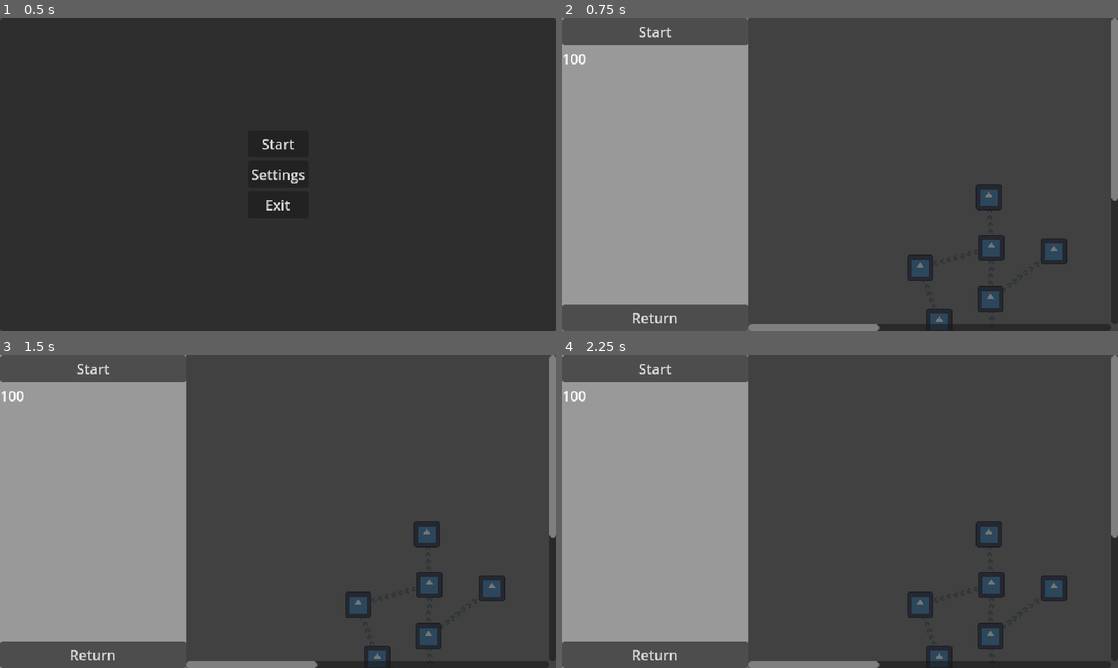
Above: before the commit, frames 1-4 (two rows, left to right).
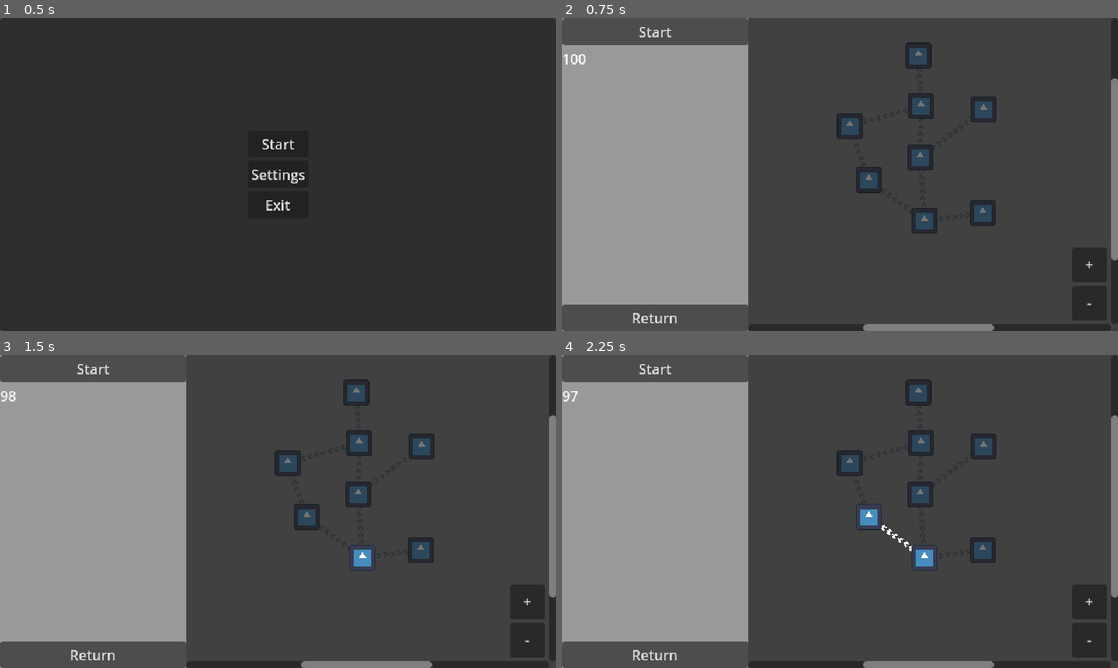
Above: after the commit, the same moments.

Repository: Christian-3-NA/incremental-breaker
Game: Godot game, scene res://Scenes/main_menu.tscn
Two runs of this game, one before a commit and one after it. Both use one fixed random seed, a clock stepped at 60 frames per second and the inputs below. The engine's default icon, where the game draws it, is replaced by a stand-in: a white triangle on a blue panel in a dark square.
Inputs (mouse positions are in pixels of both pictures, inside the frame that each line leads up to):
- Up to frame 1 (0.5 s): no input
- Up to frame 2 (0.75 s): click "Start" at 0.5 s
- Up to frame 3 (1.5 s): click (361, 558) at 1.27 s
- Up to frame 4 (2.25 s): click (867, 517) at 2.02 s

Frame 1 is identical in both runs. In frame 2, 6.5% of the frame differs, in the area x 33-100%, y 0-100%; in frame 3, 6.4%; in frame 4, 6.3%.

Commit message:
fixed some shop screen bugs and added value_change_mode to each button

Diff:
--- a/Scenes/shop_screen.tscn
+++ b/Scenes/shop_screen.tscn
@@ -44,13 +44,39 @@
 size_flags_vertical = 10
 text = "Return"
 
-[node name="VBoxContainer2" type="ScrollContainer" parent="HBoxContainer"]
+[node name="ScrollBox" type="ScrollContainer" parent="HBoxContainer"]
+custom_minimum_size = Vector2(426, 360)
 layout_mode = 2
 size_flags_horizontal = 3
 size_flags_vertical = 3
+follow_focus = true
 
-[node name="ShopTree" parent="HBoxContainer/VBoxContainer2" instance=ExtResource("2_bkoha")]
+[node name="ShopTree" parent="HBoxContainer/ScrollBox" instance=ExtResource("2_bkoha")]
 layout_mode = 2
+size_flags_horizontal = 6
+size_flags_vertical = 6
+
+[node name="ZoomPanel" type="VBoxContainer" parent="."]
+custom_minimum_size = Vector2(40, 84)
+layout_mode = 2
+offset_left = 587.0
+offset_top = 264.0
+offset_right = 627.0
+offset_bottom = 348.0
+size_flags_horizontal = 0
+size_flags_vertical = 8
+
+[node name="ZoomInButton" type="Button" parent="ZoomPanel"]
+layout_mode = 2
+size_flags_vertical = 3
+text = "+"
+
+[node name="ZoomOutButton" type="Button" parent="ZoomPanel"]
+layout_mode = 2
+size_flags_vertical = 3
+text = "-"
 
 [connection signal="pressed" from="HBoxContainer/LeftContainer/VBoxContainer/StartButton" to="." method="_on_start_button_pressed"]
 [connection signal="pressed" from="HBoxContainer/LeftContainer/VBoxContainer/ReturnButton" to="." method="_on_return_button_pressed"]
+[connection signal="pressed" from="ZoomPanel/ZoomInButton" to="." method="_on_zoom_in_button_pressed"]
+[connection signal="pressed" from="ZoomPanel/ZoomOutButton" to="." method="_on_zoom_out_button_pressed"]
--- a/Scenes/shop_tree.tscn
+++ b/Scenes/shop_tree.tscn
@@ -10,116 +10,125 @@
 z_index = -4
 z_as_relative = false
 custom_minimum_size = Vector2(1200, 600)
-offset_left = -149.0
-offset_top = -117.0
-offset_right = 1051.0
-offset_bottom = 483.0
+anchors_preset = -1
+anchor_left = -0.928
+anchor_top = -0.756
+anchor_right = 0.947
+anchor_bottom = 0.911
+offset_left = -0.0799561
+offset_top = 0.160004
+offset_right = -0.0800171
+offset_bottom = 0.039978
 size_flags_horizontal = 3
 size_flags_vertical = 3
 theme_override_styles/panel = SubResource("StyleBoxFlat_aj6l1")
 
 [node name="BuyLaserUpgrade" parent="." node_paths=PackedStringArray("unlocked_by", "unlocks") instance=ExtResource("1_pwjfw")]
 layout_mode = 0
-offset_left = 205.0
-offset_top = 334.0
-offset_right = 235.0
-offset_bottom = 364.0
-disabled = true
+offset_left = 511.0
+offset_top = 291.0
+offset_right = 541.0
+offset_bottom = 321.0
 upgrade_cost = 1
-upgrade_name = "BuyLaser"
+upgrade_name = "Buy Laser"
+upgrade_description = "Unlocks the laser! Destroy bloks by yourself, reload shots when the ball hits the paddle."
 value_to_change = "laser_unlocked"
+value_change_mode = "set"
 new_value = 1.0
 unlocked_by = [NodePath("../HigherMoneyUpgrade")]
 unlocks = [NodePath("../SlowerBallUpgrade")]
 
 [node name="HigherMoney2Upgrade" parent="." node_paths=PackedStringArray("unlocked_by") instance=ExtResource("1_pwjfw")]
 layout_mode = 0
-offset_left = 336.0
-offset_top = 372.0
-offset_right = 366.0
-offset_bottom = 402.0
-disabled = true
+offset_left = 642.0
+offset_top = 329.0
+offset_right = 672.0
+offset_bottom = 359.0
 upgrade_cost = 15
-upgrade_name = "HigherMoney2"
+upgrade_name = "Higher Money 2"
 value_to_change = "coin_chance"
+value_change_mode = "set"
 new_value = 0.66
 unlocked_by = [NodePath("../HigherMoneyUpgrade")]
 
 [node name="MoreBallUpgrade" parent="." node_paths=PackedStringArray("unlocked_by") instance=ExtResource("1_pwjfw")]
 layout_mode = 0
-offset_left = 337.0
-offset_top = 253.0
-offset_right = 367.0
-offset_bottom = 283.0
-disabled = true
+offset_left = 643.0
+offset_top = 210.0
+offset_right = 673.0
+offset_bottom = 240.0
 upgrade_cost = 8
-upgrade_name = "MoreBall"
+upgrade_name = "More Ball"
 value_to_change = "ball_count"
-new_value = 2.0
+value_change_mode = "add_float"
+new_value = 1.0
 unlocked_by = [NodePath("../FasterBallUpgrade")]
 
 [node name="BiggerPaddleUpgrade" parent="." node_paths=PackedStringArray("unlocked_by", "unlocks") instance=ExtResource("1_pwjfw")]
 layout_mode = 0
-offset_left = 265.0
-offset_top = 249.0
-offset_right = 295.0
-offset_bottom = 279.0
-disabled = true
+offset_left = 571.0
+offset_top = 206.0
+offset_right = 601.0
+offset_bottom = 236.0
 upgrade_cost = 5
-upgrade_name = "BiggerPaddle"
+upgrade_name = "Bigger Paddle"
 value_to_change = "paddle_size"
-new_value = 100.0
+value_change_mode = "add_float"
+new_value = 40.0
 unlocked_by = [NodePath("../FasterBallUpgrade")]
 unlocks = [NodePath("../LongerGameTime"), NodePath("../SlowerBallUpgrade")]
 
+[node name="HigherMoneyUpgrade" parent="." node_paths=PackedStringArray("unlocks") instance=ExtResource("1_pwjfw")]
+layout_mode = 0
+offset_left = 575.0
+offset_top = 338.0
+offset_right = 605.0
+offset_bottom = 368.0
+upgrade_cost = 2
+upgrade_name = "Higher Money"
+value_to_change = "coin_chance"
+value_change_mode = "set"
+new_value = 0.5
+unlocks = [NodePath("../FasterBallUpgrade"), NodePath("../HigherMoney2Upgrade"), NodePath("../BuyLaserUpgrade")]
+
 [node name="LongerGameTime" parent="." node_paths=PackedStringArray("unlocked_by") instance=ExtResource("1_pwjfw")]
 layout_mode = 0
-offset_left = 262.0
-offset_top = 191.0
-offset_right = 292.0
-offset_bottom = 221.0
-disabled = true
+offset_left = 568.0
+offset_top = 148.0
+offset_right = 598.0
+offset_bottom = 178.0
 upgrade_cost = 3
-upgrade_name = "LongerGameTime"
+upgrade_name = "Longer Game Time"
+upgrade_description = "15 minutes!"
 value_to_change = "max_game_time"
-new_value = 900.0
+value_change_mode = "set"
+new_value = 840.0
 unlocked_by = [NodePath("../BiggerPaddleUpgrade")]
 
 [node name="FasterBallUpgrade" parent="." node_paths=PackedStringArray("unlocked_by", "unlocks") instance=ExtResource("1_pwjfw")]
 layout_mode = 0
-offset_left = 264.0
-offset_top = 308.0
-offset_right = 294.0
-offset_bottom = 338.0
-disabled = true
+offset_left = 570.0
+offset_top = 265.0
+offset_right = 600.0
+offset_bottom = 295.0
 upgrade_cost = 4
-upgrade_name = "FasterBall"
+upgrade_name = "Faster Ball"
 value_to_change = "ball_speed"
-new_value = 300.0
+value_change_mode = "add_float"
+new_value = 100.0
 unlocked_by = [NodePath("../HigherMoneyUpgrade")]
 unlocks = [NodePath("../MoreBallUpgrade"), NodePath("../BiggerPaddleUpgrade")]
 
-[node name="HigherMoneyUpgrade" parent="." node_paths=PackedStringArray("unlocks") instance=ExtResource("1_pwjfw")]
-layout_mode = 0
-offset_left = 269.0
-offset_top = 381.0
-offset_right = 299.0
-offset_bottom = 411.0
-upgrade_cost = 2
-upgrade_name = "HigherMoney"
-value_to_change = "coin_chance"
-new_value = 0.5
-unlocks = [NodePath("../FasterBallUpgrade"), NodePath("../HigherMoney2Upgrade"), NodePath("../BuyLaserUpgrade")]
-
 [node name="SlowerBallUpgrade" parent="." node_paths=PackedStringArray("unlocked_by") instance=ExtResource("1_pwjfw")]
 layout_mode = 0
-offset_left = 183.0
-offset_top = 272.0
-offset_right = 213.0
-offset_bottom = 302.0
-disabled = true
+offset_left = 489.0
+offset_top = 229.0
+offset_right = 519.0
+offset_bottom = 259.0
 upgrade_cost = 25
-upgrade_name = "SlowerBall"
+upgrade_name = "Slower Ball"
+upgrade_description = "Slows down the ball significantly"
 value_to_change = "ball_speed"
-new_value = 50.0
+value_change_mode = "subtract_float"
+new_value = 150.0
 unlocked_by = [NodePath("../BuyLaserUpgrade"), NodePath("../BiggerPaddleUpgrade")]
--- a/Scenes/upgrade_popup.tscn
+++ b/Scenes/upgrade_popup.tscn
@@ -1,12 +1,25 @@
 [gd_scene format=3 uid="uid://chgrtbcvyxyyl"]
 
 [node name="UpgradePopup" type="PanelContainer"]
-custom_minimum_size = Vector2(30, 30)
+custom_minimum_size = Vector2(120, 80)
 offset_right = 61.0
 offset_bottom = 30.0
 
-[node name="Label" type="Label" parent="."]
+[node name="VBoxContainer" type="VBoxContainer" parent="."]
 layout_mode = 2
-text = "ME
-ow!!
-asdasdaadada WWW"
+
+[node name="Label" type="Label" parent="VBoxContainer"]
+custom_minimum_size = Vector2(100, 20)
+layout_mode = 2
+size_flags_horizontal = 4
+theme_override_font_sizes/font_size = 10
+text = "[temp title]"
+horizontal_alignment = 1
+vertical_alignment = 1
+
+[node name="Label2" type="Label" parent="VBoxContainer"]
+custom_minimum_size = Vector2(120, 0)
+layout_mode = 2
+theme_override_font_sizes/font_size = 9
+text = "[Temp Description]"
+autowrap_mode = 2
--- a/Scripts/global.gd
+++ b/Scripts/global.gd
@@ -4,10 +4,10 @@
 
 # Upgrades. All values must be float
 var coin_chance = 0.25 # %chance of out 1.0
-var paddle_size = 60 # by pixels
-var ball_speed = 200
-var ball_count = 1 # how many balls
-var max_game_time = 60
+var paddle_size = 60.0 # by pixels
+var ball_speed = 200.0
+var ball_count = 1.0 # how many balls
+var max_game_time = 60.0
 
 # Equipment Upgrades. bools are 0 or 1
 var laser_unlocked = 0
--- a/Scripts/shop_screen.gd
+++ b/Scripts/shop_screen.gd
@@ -2,6 +2,15 @@
 
 
 ''' ---------- VARIABLES ---------- '''
+
+# Scenes
+@onready var shop_tree_ref = $HBoxContainer/ScrollBox/ShopTree
+@onready var shop_tree_starting_size = shop_tree_ref.custom_minimum_size
+@onready var h_scroll = $HBoxContainer/ScrollBox.get_h_scroll_bar()
+@onready var v_scroll = $HBoxContainer/ScrollBox.get_v_scroll_bar()
+
+# Positioning Variables
+var zoom_amount = Vector2(1.2, 1.2)
 
 
 ''' ---------- DEFAULT FUNCTIONS ---------- '''
@@ -9,6 +18,9 @@
 # Called when the node enters the scene tree for the first time.
 func _ready() -> void:
 	$HBoxContainer/LeftContainer/VBoxContainer/MoneyLabel.text = str(Global.coins)
+	h_scroll.set_deferred("value", h_scroll.max_value/2 - $HBoxContainer/ScrollBox.size.x/2)
+	v_scroll.set_deferred("value", v_scroll.max_value/2 - $HBoxContainer/ScrollBox.size.y/2)
+
 
 
 # Called every frame. 'delta' is the elapsed time since the previous frame.
@@ -24,3 +36,22 @@
 
 func _on_return_button_pressed() -> void:
 	get_tree().change_scene_to_file("res://Scenes/main_menu.tscn")
+
+
+func _on_zoom_in_button_pressed() -> void:
+	if shop_tree_ref.custom_minimum_size <= shop_tree_starting_size * Vector2(1.5, 1.5):
+		shop_tree_ref.custom_minimum_size *= zoom_amount
+
+		for button in shop_tree_ref.get_children():
+			button.scale *= zoom_amount
+			button.position *= zoom_amount
+
+
+
+func _on_zoom_out_button_pressed() -> void:
+	if shop_tree_ref.custom_minimum_size >= shop_tree_starting_size / Vector2(1.5, 1.5):
+		shop_tree_ref.custom_minimum_size /= zoom_amount
+
+		for button in shop_tree_ref.get_children():
+			button.scale /= zoom_amount
+			button.position /= zoom_amount
--- a/Scripts/upgrade_button.gd
+++ b/Scripts/upgrade_button.gd
@@ -10,7 +10,9 @@
 # Upgrade unique variables
 @export var upgrade_cost = 0
 @export var upgrade_name = ""
+@export var upgrade_description = ""
 @export var value_to_change = ""
+@export var value_change_mode = ""
 @export var new_value = 0.0
 @export var unlocked_by: Array[UpgradeButton] = []
 @export var unlocks: Array[UpgradeButton] = []
@@ -26,17 +28,24 @@
 
 # Called when the node enters the scene tree for the first time.
 func _ready() -> void:
+	# Disable the button if it has any parents in the tree
+	if unlocked_by:
+		disabled = true
+
 	if upgrade_name in Global.upgrades_bought:
 		start_pressed()
 
 	# Create the lines connecting to parents
 	for parent in unlocked_by:
+		if parent.upgrade_name in Global.upgrades_bought:
+			disabled = false
+
 		var new_line = Line2D.new()
 		new_line.width = 6
 		new_line.texture_repeat = 2
 		new_line.texture_mode = 1
 
-		if is_selected == true:
+		if is_selected == true and parent.upgrade_name in Global.upgrades_bought:
 			new_line.texture = tree_lines_bright
 		else:
 			new_line.texture = tree_lines_dark
@@ -50,11 +59,12 @@
 		tree_lines.append(new_line)
 
 
+
 func _make_custom_tooltip(for_text: String) -> Object:
 	var new_tooltip = tooltip_scene.instantiate()
 
-	new_tooltip.get_node("Label").text = "Name: " + upgrade_name \
-		+ "\nCost: " + str(upgrade_cost )
+	new_tooltip.get_node("VBoxContainer/Label").text = upgrade_name + " - Cost " + str(upgrade_cost)
+	new_tooltip.get_node("VBoxContainer/Label2").text = upgrade_description
 
 	return new_tooltip
 
@@ -62,6 +72,7 @@
 ''' ---------- CUSTOM FUNCTIONS ---------- '''
 
 func start_pressed():
+	disabled = false
 	is_selected = true
 	for child in unlocks:
 		child.disabled = false
@@ -79,10 +90,26 @@
 		for child in unlocks:
 			child.disabled = false
 
-		Global.set(value_to_change, new_value)
+		# Change value depending on value_change_mode
+		match value_change_mode:
+			"set":
+				Global.set(value_to_change, new_value)
+
+			"add_float":
+				var old_value = Global.get(value_to_change)
+				var modified_value = old_value + new_value
+				Global.set(value_to_change, modified_value)
+
+			"subtract_float":
+				var old_value = Global.get(value_to_change)
+				var modified_value = old_value - new_value
+				Global.set(value_to_change, modified_value)
+
 		Global.upgrades_bought.append(upgrade_name)
 
 		$Panel.hide()
+
+		# Set lines between buttons
 		for line_index in tree_lines.size():
 			if unlocked_by[line_index].is_selected == true:
 				tree_lines[line_index].texture = tree_lines_bright
--- a/project.godot
+++ b/project.godot
@@ -42,21 +42,30 @@
 move_right={
 "deadzone": 0.5,
 "events": [Object(InputEventKey,"resource_local_to_scene":false,"resource_name":"","device":-1,"window_id":0,"alt_press …(192 unchanged characters)…
+, Object(InputEventKey,"resource_local_to_scene":false,"resource_name":"","device":-1,"window_id":0,"alt_pressed":false,"shift_pressed":false,"ctrl_pressed":false,"meta_pressed":false,"pressed":false,"keycode":0,"physical_keycode":4194321,"key_label":0,"unicode":0,"location":0,"echo":false,"script":null)
 ]
 }
 move_left={
 "deadzone": 0.5,
 "events": [Object(InputEventKey,"resource_local_to_scene":false,"resource_name":"","device":-1,"window_id":0,"alt_press …(191 unchanged characters)…
+, Object(InputEventKey,"resource_local_to_scene":false,"resource_name":"","device":-1,"window_id":0,"alt_pressed":false,"shift_pressed":false,"ctrl_pressed":false,"meta_pressed":false,"pressed":false,"keycode":0,"physical_keycode":4194319,"key_label":0,"unicode":0,"location":0,"echo":false,"script":null)
 ]
 }
 primary_action={
 "deadzone": 0.5,
 "events": [Object(InputEventKey,"resource_local_to_scene":false,"resource_name":"","device":-1,"window_id":0,"alt_press …(192 unchanged characters)…
+, Object(InputEventKey,"resource_local_to_scene":false,"resource_name":"","device":-1,"window_id":0,"alt_pressed":false,"shift_pressed":false,"ctrl_pressed":false,"meta_pressed":false,"pressed":false,"keycode":0,"physical_keycode":4194320,"key_label":0,"unicode":0,"location":0,"echo":false,"script":null)
 ]
 }
 secondary_action={
 "deadzone": 0.5,
 "events": [Object(InputEventKey,"resource_local_to_scene":false,"resource_name":"","device":-1,"window_id":0,"alt_press …(192 unchanged characters)…
+, Object(InputEventKey,"resource_local_to_scene":false,"resource_name":"","device":-1,"window_id":0,"alt_pressed":false,"shift_pressed":false,"ctrl_pressed":false,"meta_pressed":false,"pressed":false,"keycode":0,"physical_keycode":4194322,"key_label":0,"unicode":0,"location":0,"echo":false,"script":null)
+]
+}
+pause_menu={
+"deadzone": 0.2,
+"events": [Object(InputEventKey,"resource_local_to_scene":false,"resource_name":"","device":-1,"window_id":0,"alt_pressed":false,"shift_pressed":false,"ctrl_pressed":false,"meta_pressed":false,"pressed":false,"keycode":0,"physical_keycode":4194305,"key_label":0,"unicode":0,"location":0,"echo":false,"script":null)
 ]
 }
 
Not shown: 1 places in Scenes/ball.tscn that only renumber resources
Not shown: 1 places in Scenes/block.tscn that only renumber resources
Not shown: 1 places in Scenes/coin.tscn that only renumber resources
Not shown: 1 places in Scenes/game_manager.tscn that only renumber resources
Not shown: 1 places in Scenes/global.tscn that only renumber resources
Not shown: 1 places in Scenes/laser.tscn that only renumber resources
Not shown: 1 places in Scenes/main_menu.tscn that only renumber resources
Not shown: 1 places in Scenes/player_paddle.tscn that only renumber resources
Not shown: 1 places in Scenes/shop_screen.tscn that only renumber resources
Not shown: 1 places in Scenes/upgrade_button.tscn that only renumber resources
